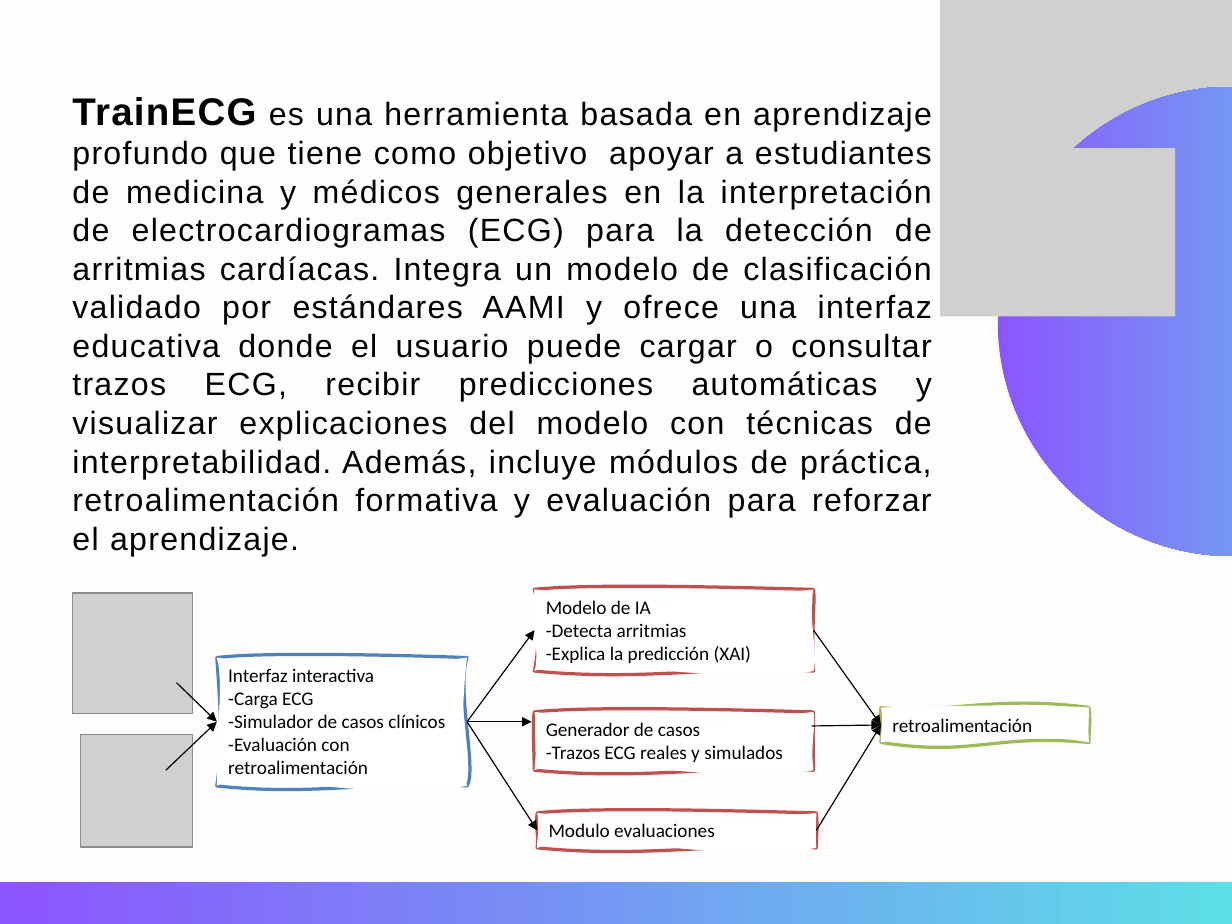
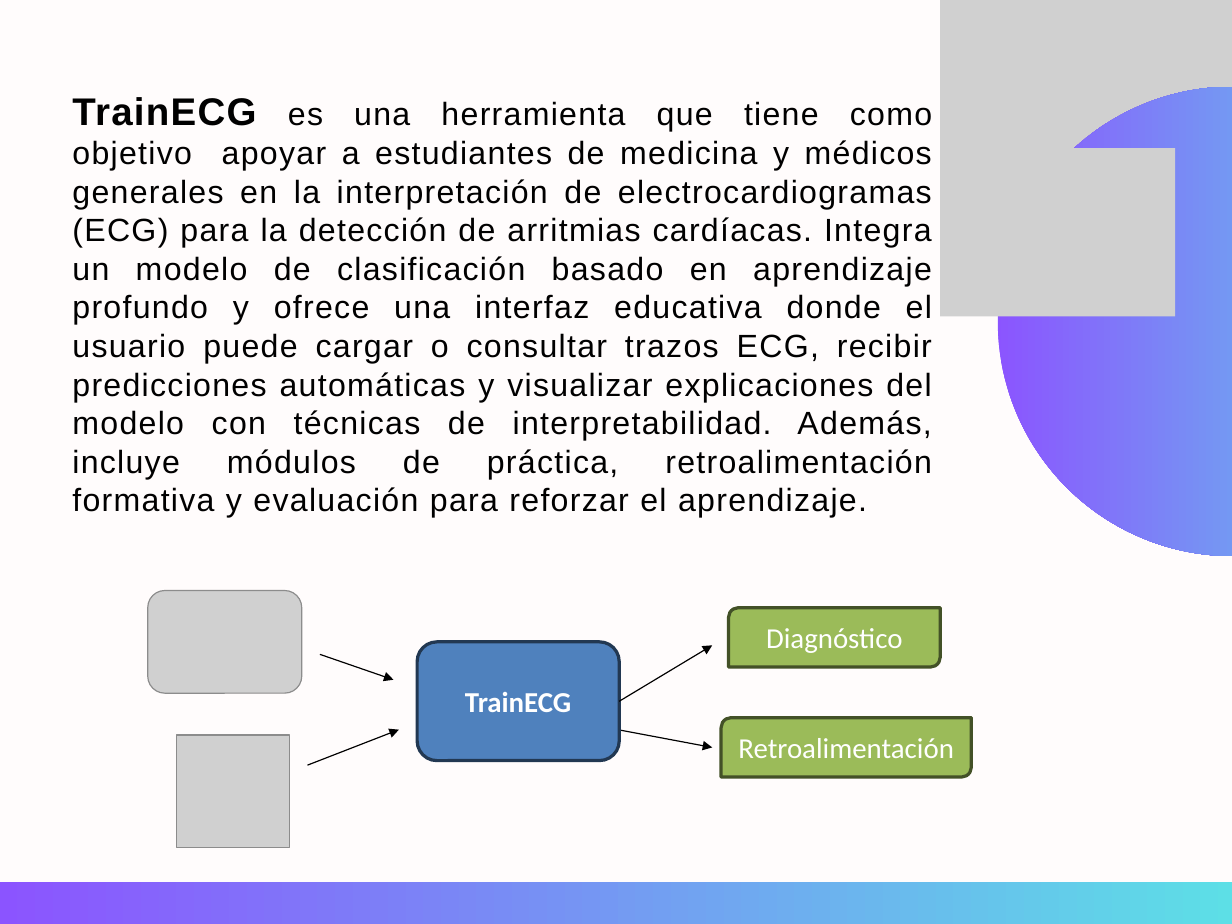
Before and after one commit to Jucer74/SoftwareArchitecture, a slide deck: slide 3 of Project/Context/TrainECG.context.pptx. Drawn at 1232x924 pixels with LibreOffice and Linux fonts; fonts in the diff are those of the drawing; grey boxes stand for pictures. Boxes give left, top, right and bottom in pixels: in the first picture for what was removed or moved away, otherwise in the second. Text is boxed around its words. In the diff, an @@ line names an element or a change of style, - is before the commit and + after.

```diff
--- a/Project/Context/TrainECG.context.pptx
+++ b/Project/Context/TrainECG.context.pptx
@@ text at [72, 97, 932, 518]: text changed @@
-TrainECG es una herramienta basada en aprendizaje profundo que tiene como objetivo apoyar a estudiantes de medicina y médicos generales en la interpretación de electrocardiogramas (ECG) para la detección de arritmias cardíacas. Integra un modelo de clasificación validado por estándares AAMI y ofrece una interfaz educativa donde el usuario puede cargar o consultar trazos ECG, recibir predicciones automáticas y visualizar explicaciones del modelo con técnicas de interpretabilidad. Además, incluye módulos de práctica, retroalimentación formativa y evaluación para reforzar el aprendizaje.
+TrainECG es una herramienta que tiene como objetivo apoyar a estudiantes de medicina y médicos generales en la interpretación de electrocardiogramas (ECG) para la detección de arritmias cardíacas. Integra un modelo de clasificación basado en aprendizaje profundo y ofrece una interfaz educativa donde el usuario puede cargar o consultar trazos ECG, recibir predicciones automáticas y visualizar explicaciones del modelo con técnicas de interpretabilidad. Además, incluye módulos de práctica, retroalimentación formativa y evaluación para reforzar el aprendizaje.
@@ picture removed at [73, 593, 193, 714] @@
@@ picture added at [148, 590, 301, 693] @@
@@ freeform shape removed at [535, 589, 814, 671] @@
-Modelo de IA
--Detecta arritmias
--Explica la predicción (XAI)
@@ round diag rect added at [729, 607, 940, 666], fill #9BBB59, outline #445227 2 pt, 18 pt, text #FFFFFF @@
+Diagnóstico
@@ freeform shape removed at [217, 657, 468, 785] @@
-Interfaz interactiva
--Carga ECG
--Simulador de casos clínicos
--Evaluación con retroalimentación
@@ arrow moved from (177, 682) - (217, 722) to (320, 655) - (394, 680) @@
@@ rounded rectangle added at [417, 642, 619, 761], fill #4F81BD, outline #233953 2 pt, 18 pt, text #FFFFFF, bold @@
+TrainECG
@@ arrow moved from (466, 722) - (535, 630) to (619, 701) - (712, 645) @@
@@ arrow removed from (813, 630) to (881, 725) @@
@@ freeform shape removed at [535, 711, 814, 769] @@
-Generador de casos
--Trazos ECG reales y simulados
@@ round diag rect added at [720, 717, 971, 776], fill #9BBB59, outline #445227 2 pt, 18 pt, text #FFFFFF @@
+Retroalimentación
@@ freeform shape removed at [881, 708, 1089, 742] @@
-retroalimentación
@@ picture: place and size @@
-picture at [81, 734, 193, 846]
+picture at [177, 734, 289, 846]
@@ arrow moved from (166, 770) - (217, 722) to (307, 766) - (398, 730) @@
@@ arrow removed from (466, 722) to (531, 722) @@
@@ arrow removed from (466, 722) to (537, 830) @@
@@ arrow moved from (816, 830) - (881, 725) to (618, 730) - (712, 747) @@
@@ arrow removed from (812, 726) to (881, 725) @@
@@ freeform shape removed at [537, 813, 816, 848] @@
-Modulo evaluaciones
```
Also in this commit, not shown: 1 other slide changed.
